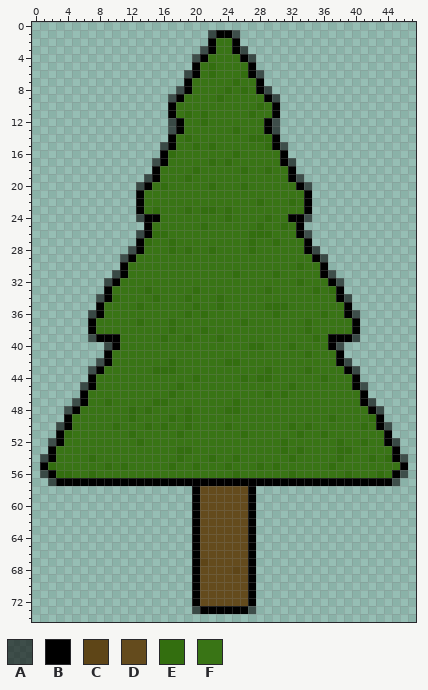
Two states of a sprite sheet, resources/graphics/ground/tree.png. This is how it looked before the edit.
The file is 48x75 pixels. Colours within 5 levels of each other are drawn and written as one.
Palette (. is transparent): A #00000096  B #000000  C #5e4517  D #644b1d  E #336e0f  F #397415
Now the later version:
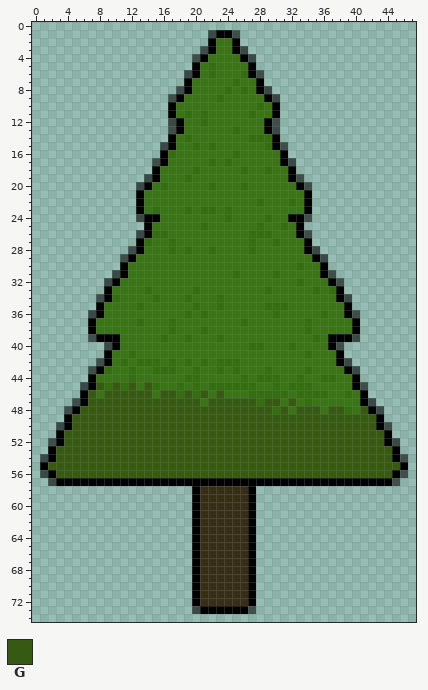
Colours new in this view: G #375a13
Difference:
colour D: #644b1d -> #382d16
y 41: x 12 F -> E
y 42: x 11 F -> E; x 13..15 FFF -> EEE; x 19 F -> E; x 21 F -> E; x 23 F -> E
y 43: x 9 F -> E; x 12 F -> E; x 20 F -> E; x 23 F -> E; x 25 F -> E
y 44: x 12 F -> E; x 19 F -> E; x 30 F -> E; x 33 F -> E; x 37 F -> E
y 45: x 8..12 FFFFF -> GEGEG; x 14..15 FF -> GE; x 20 F -> E; x 22..27 FFFFFF -> EEEEEE; x 30 F -> E; x 33..34 FF -> EE
y 46: x 7 F -> G; x 9..14 FFFFFF -> GGGGGG; x 16..21 FEFFFF -> GGEGEG; x 23 F -> G; x 27..28 FF -> EE; x 30 F -> E; x 33..36 FFFF -> EEEE; x 39 F -> E
y 47: x 7..20 FFEFFFFFEEFFFF -> GGGGGGGGGGGGGG; x 22..30 FFFEFFFFF -> GGGGGGEGG; x 32 F -> G; x 34 F -> E
y 48: x 6..31 FFFFFFEFEFFFFEFFFFEEFFFFFF -> GGGGGGGGGGGGGGGGGGGGGGGGEG; x 33..35 FFF -> GGG; x 37..39 FFF -> GGE; x 41 F -> G
y 49: x 5..42 FFFFFFFEFFFFEFEFFFFFFFFFFFFFFFFFEFFFFE -> GGGGGGGGGGGGGGGGGGGGGGGGGGGGGGGGGGGGGG
y 50: x 5..42 FFFFFEFFFEFEFFEFFFFEFFFFFFFEFEFFFFFFEF -> GGGGGGGGGGGGGGGGGGGGGGGGGGGGGGGGGGGGGG
y 51: x 4..43 EFFFFFFFEFFFFFEFFFFFFFEFFFFFFEFFEFFFFFFF -> GGGGGGGGGGGGGGGGGGGGGGGGGGGGGGGGGGGGGGGG
y 52: x 4..43 FFFFFFFFFEFFFFFFFFFFFFFFFFFEFFFFFFEFFEFF -> GGGGGGGGGGGGGGGGGGGGGGGGGGGGGGGGGGGGGGGG
y 53: x 3..44 FFFFFFFFFFFFFFFEEFFFFFFFFFFFEFEFFFFEEFFFFF -> GGGGGGGGGGGGGGGGGGGGGGGGGGGGGGGGGGGGGGGGGG
y 54: x 3..44 FFFFEFFFFFFFFFFEFFFEFFEFFFFFFEFFFFFEFFFEFE -> GGGGGGGGGGGGGGGGGGGGGGGGGGGGGGGGGGGGGGGGGG
y 55: x 2..45 EFFFFFFEFEFFFFFEFFEFFFEFFFEFEFFFFFFEFFFFFFFF -> GGGGGGGGGGGGGGGGGGGGGGGGGGGGGGGGGGGGGGGGGGGG
y 56: x 3..44 EEFFEFFFFFFFFFFFFFFFFFEFFFFFFEFFFFFFEFFFEF -> GGGGGGGGGGGGGGGGGGGGGGGGGGGGGGGGGGGGGGGGGG
y 67: x 21 C -> D
y 68: x 25 C -> D
Where, in picture pixels (left, top, right, bottom), the same in both pictures:
changed: (48, 350, 400, 606)
